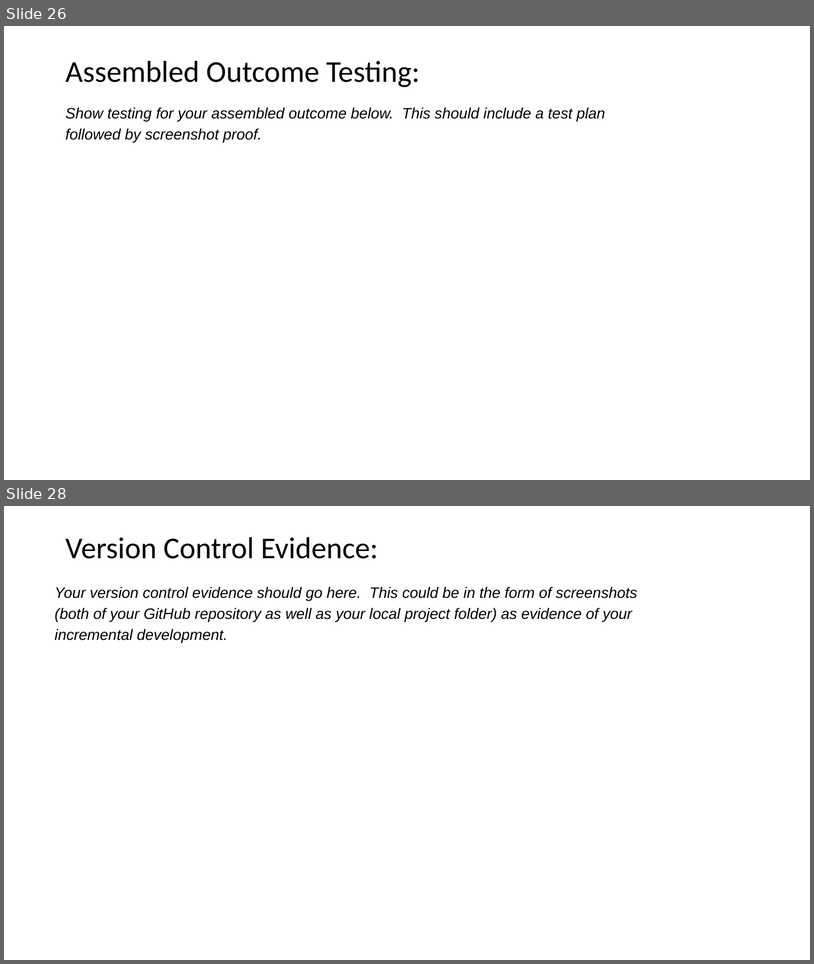
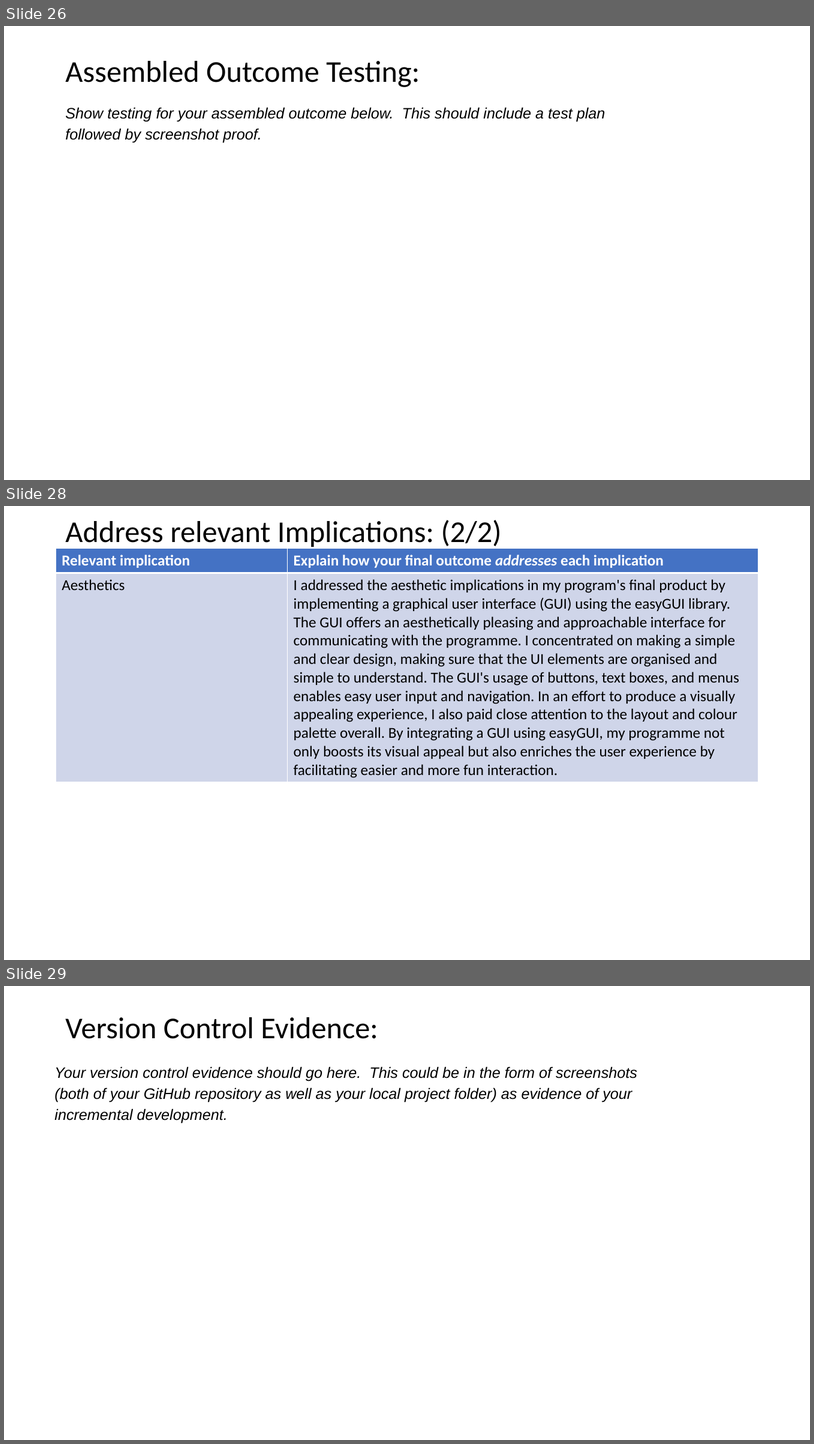
Before and after one commit to Jaxku/Assessment---Monster-Cards, a slide deck: 2.7 and 2.8 Documentation Template.pptx. Shown one above the other, each under a label of ours: slides 26 and 28 before the commit, slides 26, 28 and 29 after it; the slides between them are not shown. The pictures are 814x964 and 814x1444 pixels, drawn with LibreOffice and Linux fonts; fonts in the diff are those of the drawing. Boxes give left, top, right and bottom in pixels: in the first picture for what was removed or moved away, otherwise in the second. Text is boxed around its words. In the diff, an @@ line names an element or a change of style, - is before the commit and + after.

```diff
--- a/2.7 and 2.8 Documentation Template.pptx
+++ b/2.7 and 2.8 Documentation Template.pptx
@@ slide 28 added at [4,506,810,960], background #FFFFFF @@
@@ title added at [65,520,502,547], 36 pt, text #000000 @@
+Address relevant Implications: (2/2)
@@ table added at [56,549,759,780], 2 rows, 2 columns @@
+Relevant implication | Explain how your final outcome addresses each implication
+Aesthetics | I addressed the aesthetic implications in my program's final product by implementing a graphical user interface (GUI) using the easyGUI library. The GUI offers an aesthetically pleasing and approachable interface for communicating with the programme. I concentrated on making a simple and clear design, making sure that the UI elements are organised and simple to understand. The GUI's usage of buttons, text boxes, and menus enables easy user input and navigation. In an effort to produce a visually appealing experience, I also paid close attention to the layout and colour palette overall. By integrating a GUI using easyGUI, my programme not only boosts its visual appeal but also enriches the user experience by facilitating easier and more fun interaction.
@@ what was slide 28 is now slide 29 @@
```
Also in this commit, not shown: 2 slides changed.
